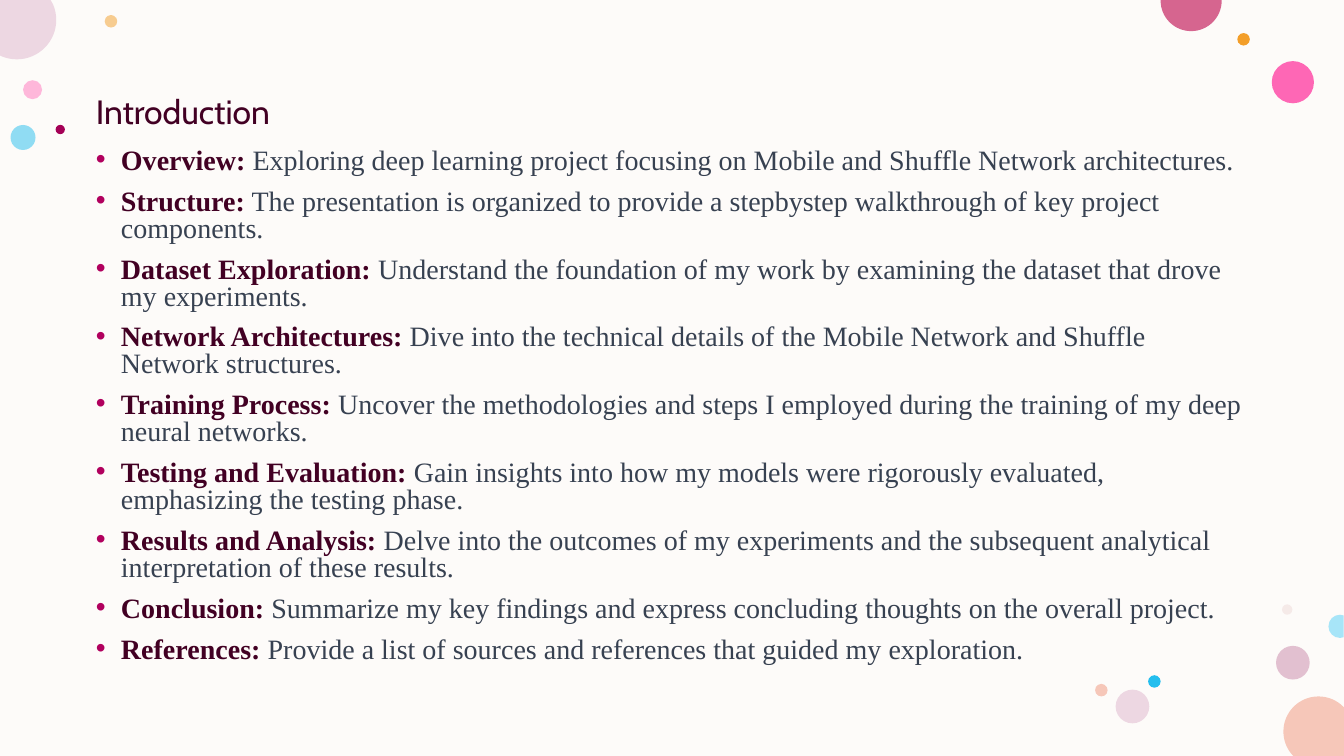
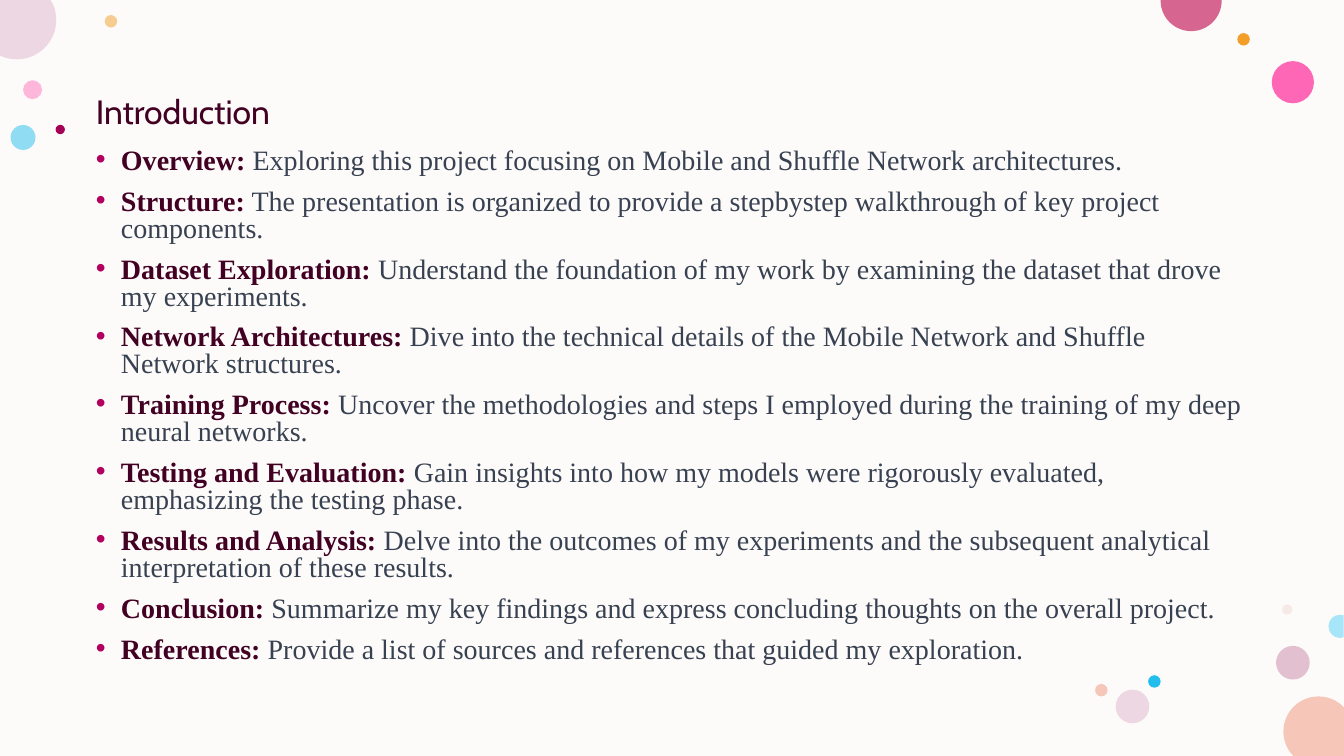
Before and after one commit to MouryaGottipati/DeepLearningProject, a slide deck: slide 3 of Presentation_DeepLearningProject.pptx. Drawn at 1344x756 pixels with LibreOffice and Linux fonts; fonts in the diff are those of the drawing. Boxes give left, top, right and bottom in pixels: in the first picture for what was removed or moved away, otherwise in the second. Text is boxed around its words. In the diff, an @@ line names an element or a change of style, - is before the commit and + after.

```diff
--- a/Presentation_DeepLearningProject.pptx
+++ b/Presentation_DeepLearningProject.pptx
@@ text at <box>121,150,1122,175</box>: text changed @@
-• Overview: Exploring deep learning project focusing on Mobile and Shuffle Network architectures.
+• Overview: Exploring this project focusing on Mobile and Shuffle Network architectures.
```
Also in this commit, not shown: 6 other slides changed, 2 other files.
